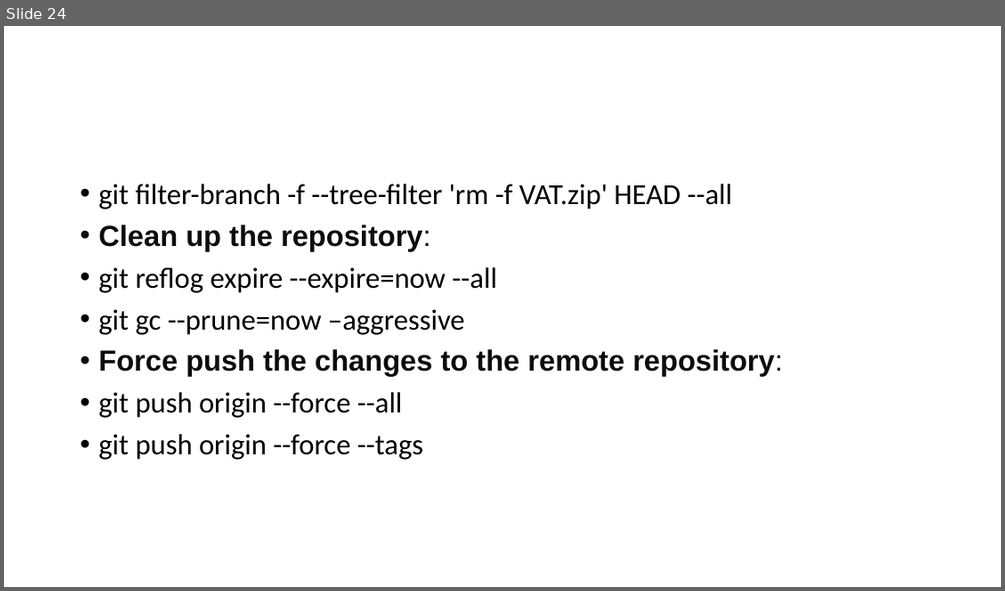
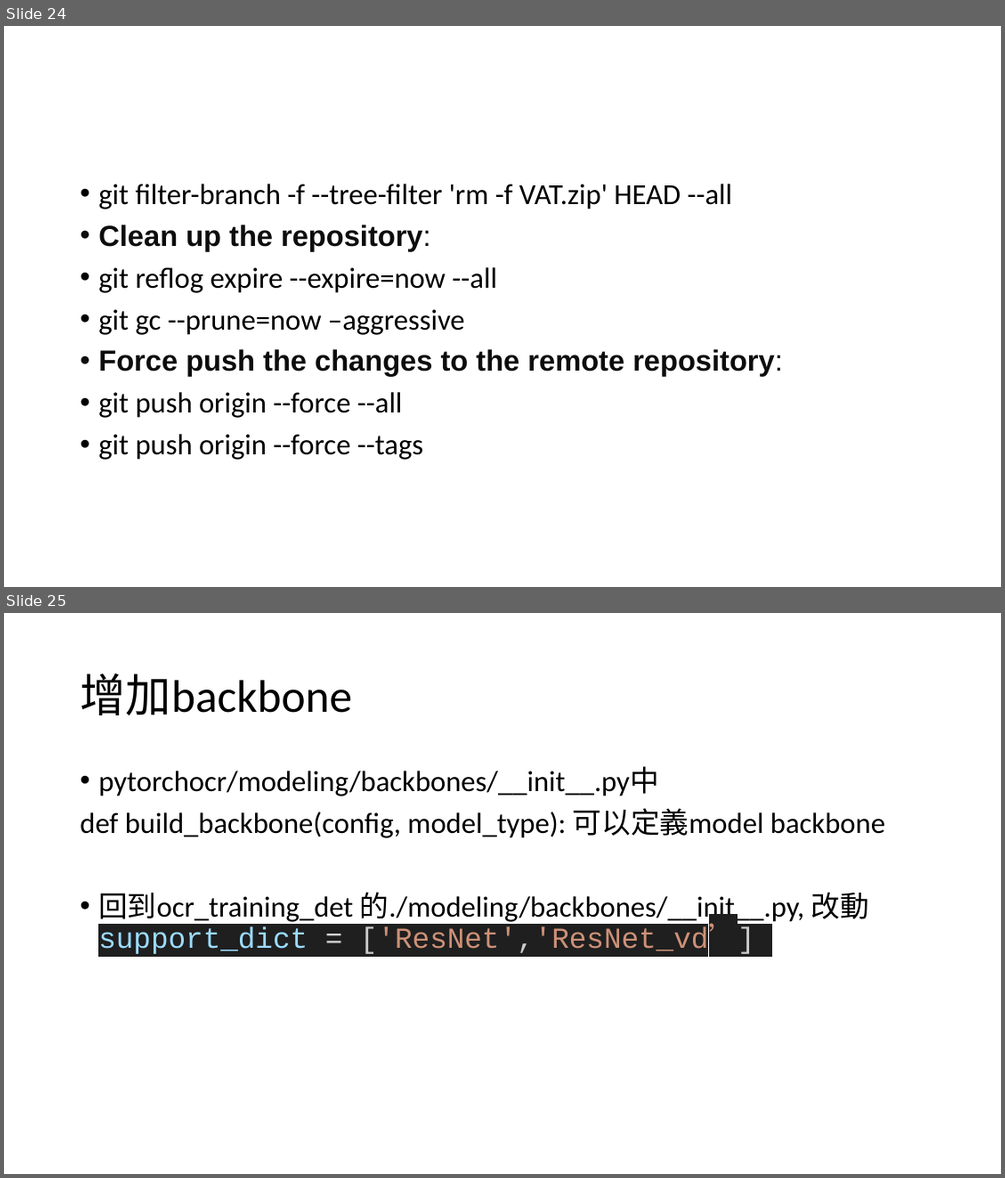
Before and after one commit to Ping-ChenTsai417/ocr_training_det, a slide deck: Torch_train.pptx. Shown one above the other, each under a label of ours: slide 24 before the commit, slides 24 and 25 after it. The pictures are 1005x591 and 1005x1178 pixels, drawn with LibreOffice and Linux fonts; fonts in the diff are those of the drawing. Boxes give left, top, right and bottom in pixels: in the first picture for what was removed or moved away, otherwise in the second. Text is boxed around its words. In the diff, an @@ line names an element or a change of style, - is before the commit and + after.

```diff
--- a/Torch_train.pptx
+++ b/Torch_train.pptx
@@ slide 25 added at (x1=4, y1=613, x2=1001, y2=1174), background #FFFFFF @@
@@ title added at (x1=80, y1=674, x2=352, y2=715), 44 pt, text #000000 @@
+增加backbone
@@ text added at (x1=80, y1=767, x2=885, y2=956), 28 pt, text #000000 @@
+• pytorchocr/modeling/backbones/__init__.py中
+def build_backbone(config, model_type): 可以定義model backbone
+• 回到ocr_training_det 的./modeling/backbones/__init__.py, 改動 support_dict = ['ResNet','ResNet_vd’]
```
Also in this commit, not shown: 1 other slide added, 16 other files.
